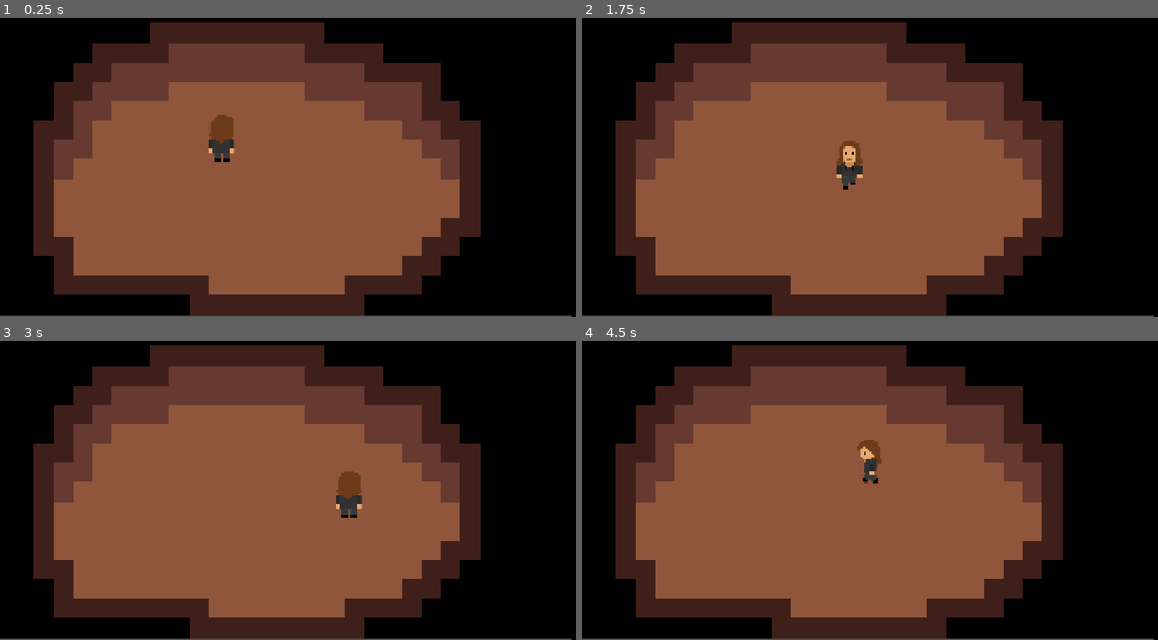
Above: before the commit, frames 1-4 (two rows, left to right).
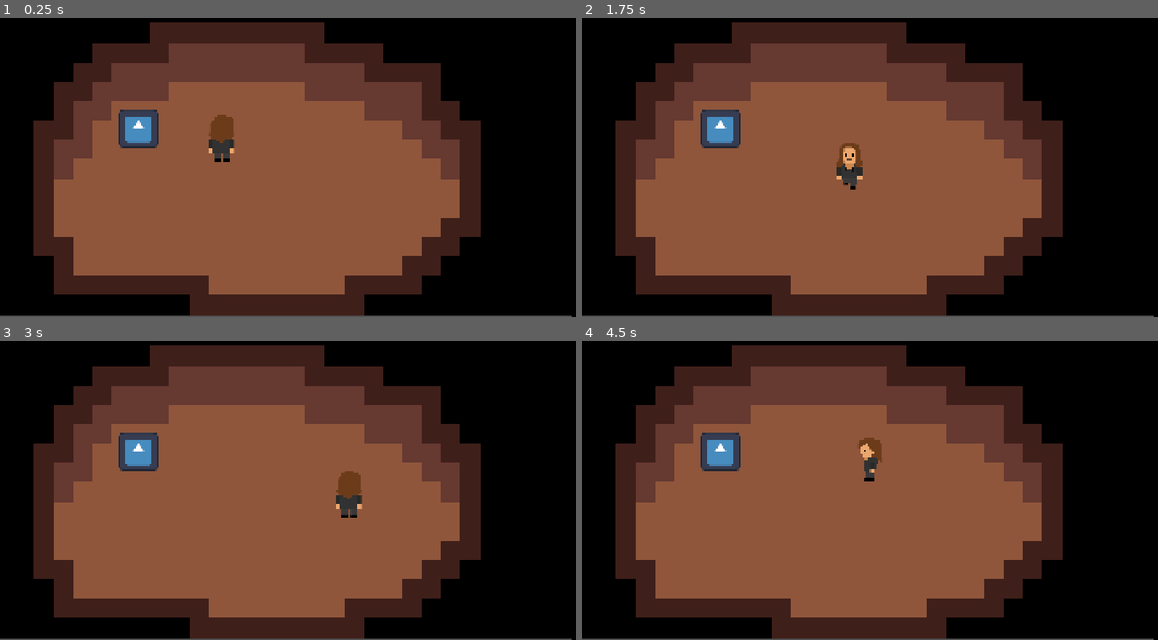
Above: after the commit, the same moments.

Repository: etper/pimpek-rpg-game
Game: Godot game, scene res://main.tscn
The game is run twice, just before and just after one commit, with the same random seed, the same clock (stepped at 60 frames per second) and the same inputs. The engine's default icon, where the game draws it, is replaced by a stand-in: a white triangle on a blue panel in a dark square.
Inputs:
- Up to frame 1 (0.25 s): no input
- Up to frame 2 (1.75 s): tap Enter at 0.5 s; hold D (move_right) 0.53-1.28 s; tap Z (interact) at 0.6, 1.35 s; hold S (move_down) from 1.28 s (still down)
- Up to frame 3 (3 s): release S (move_down) at 2.03 s; hold D (move_right) 2.03-2.78 s; hold Shift (sprint) 2.03-2.78 s; tap Z (interact) at 2.3, 2.85 s; hold W (move_up) from 2.78 s (still down)
- Up to frame 4 (4.5 s): release W (move_up) at 3.53 s; hold A (move_left) from 3.53 s (still down); tap Z (interact) at 3.6 s; tap Shift (sprint) at 4.35 s

The runs differ from the first frame. In frame 1, 0.9% of the frame differs, in the area x 20-28%, y 30-44%; in frame 2, 1.0%; in frame 3, 0.9%; in frame 4, 1.1%, in the area x 20-53%, y 30-48%.
Error before the commit: Stack overflow. Check for infinite recursion in your script. (res://scripts/player.gd:73)

Commit message:
fix walking bug

Diff:
--- a/main.tscn
+++ b/main.tscn
@@ -3,7 +3,10 @@
 [ext_resource type="Texture2D" uid="uid://d1keqk14kj4om" path="res://tilesets/room_tiles.png" id="1_5vw27"]
 [ext_resource type="PackedScene" uid="uid://d3e4optw0tb3" path="res://scenes/player.tscn" id="1_ig7tw"]
 [ext_resource type="Script" uid="uid://delvtvrc53ses" path="res://scripts/player.gd" id="2_0xm2m"]
+[ext_resource type="PackedScene" uid="uid://dbgwexn3egno0" path="res://scenes/Interactable.tscn" id="3_h2yge"]
 [ext_resource type="Script" uid="uid://j1i7c0vgcx22" path="res://scripts/dialogue.gd" id="4_1bvp3"]
+[ext_resource type="Script" uid="uid://breseuph2k751" path="res://scripts/events/event_command.gd" id="4_lquwl"]
+[ext_resource type="Script" uid="uid://dqkdu1jl2bi1e" path="res://scripts/events/dialogue_event.gd" id="5_272bh"]
 
 [sub_resource type="TileSetAtlasSource" id="TileSetAtlasSource_5vw27"]
 texture = ExtResource("1_5vw27")
@@ -100,6 +103,11 @@
 physics_layer_0/collision_layer = 1
 sources/2 = SubResource("TileSetAtlasSource_5vw27")
 
+[sub_resource type="Resource" id="Resource_3vyb7"]
+script = ExtResource("5_272bh")
+text = "sex"
+metadata/_custom_type_script = "uid://dqkdu1jl2bi1e"
+
 [node name="Main" type="Node2D" unique_id=1148531345]
 
 [node name="TileMapLayer" type="TileMapLayer" parent="." unique_id=688064548]
@@ -123,6 +131,7 @@
 
 [node name="MarginContainer" type="MarginContainer" parent="UI/DialogueBox" unique_id=604527061]
 layout_mode = 0
+offset_left = 24.0
 offset_right = 1597.0
 offset_bottom = 182.0
 
@@ -132,3 +141,7 @@
 text = "SEX"
 vertical_alignment = 1
 autowrap_mode = 2
+
+[node name="Interactable" parent="." unique_id=73629740 instance=ExtResource("3_h2yge")]
+position = Vector2(457, 459)
+events = Array[ExtResource("4_lquwl")]([SubResource("Resource_3vyb7")])
--- a/scenes/player.tscn
+++ b/scenes/player.tscn
@@ -17,7 +17,6 @@
 [node name="InteractionArea" type="Area2D" parent="." unique_id=103461104]
 
 [node name="CollisionShape2D" type="CollisionShape2D" parent="InteractionArea" unique_id=346552234]
-position = Vector2(1, 102)
 shape = SubResource("RectangleShape2D_vkqoe")
 
 [node name="CollisionShape2D" type="CollisionShape2D" parent="." unique_id=711881929]
--- a/scripts/player.gd
+++ b/scripts/player.gd
@@ -71,12 +71,35 @@
 		interact()
 
 func interact():
+
+	velocity = Vector2.ZERO
+
+	match anim.animation:
+		"walk_down":
+			anim.play("idle_down")
+		"walk_up":
+			anim.play("idle_up")
+		"walk_side":
+			anim.play("idle_side")
+
 	for area in interaction_area.get_overlapping_areas():
 		if area.has_method("interact"):
 			await area.interact()
 			return
 
+
+	for area in interaction_area.get_overlapping_areas():
+		if area == interaction_area:
+			continue
+
+		if area.has_method("interact"):
+			await area.interact()
+			return
+
 	for body in interaction_area.get_overlapping_bodies():
+		if body == self:
+			continue
+
 		if body.has_method("interact"):
 			await body.interact()
 			return
Binary file added: sprites/bed.png
Not shown, added: sprites/bed.png.import
